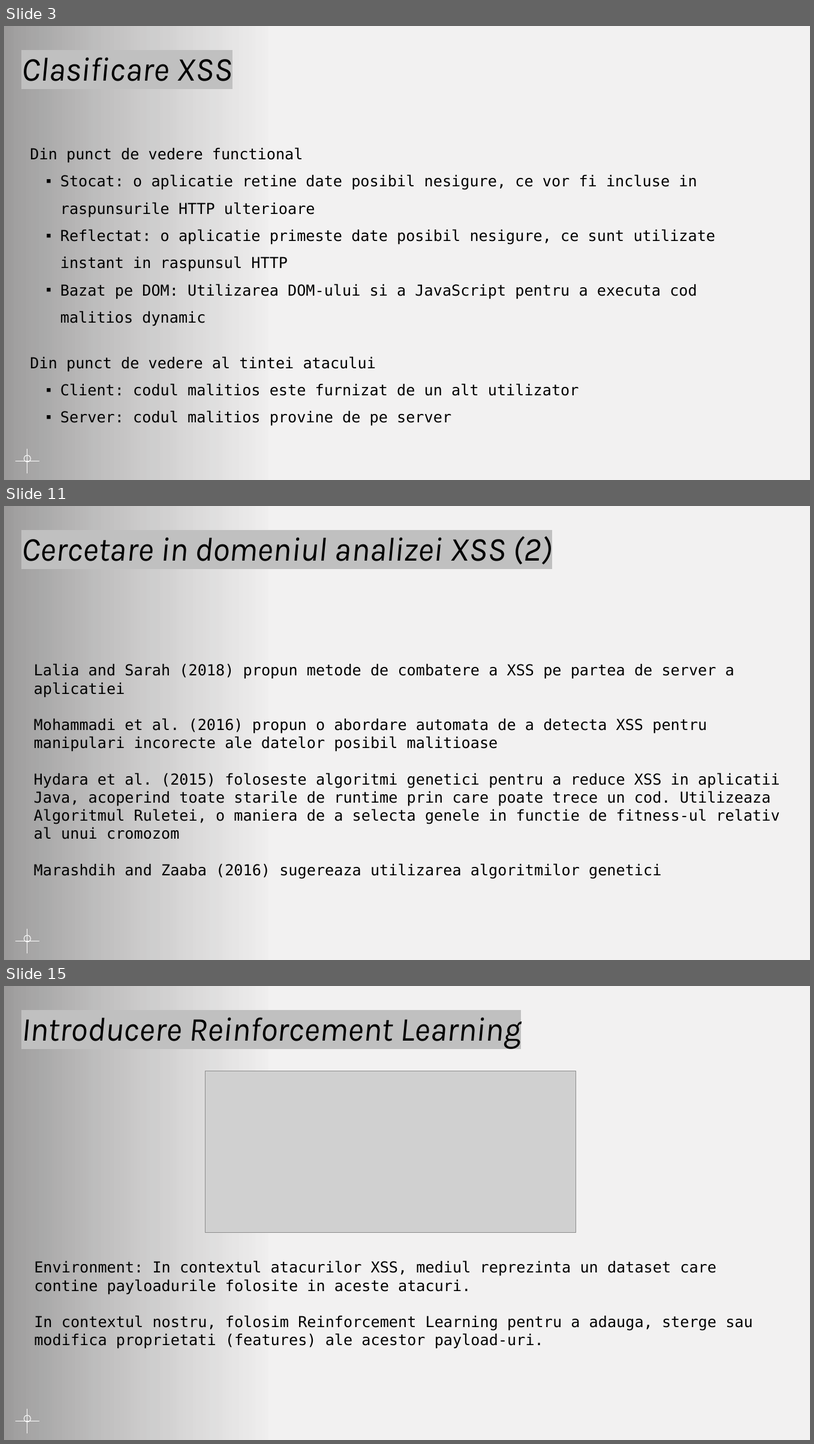
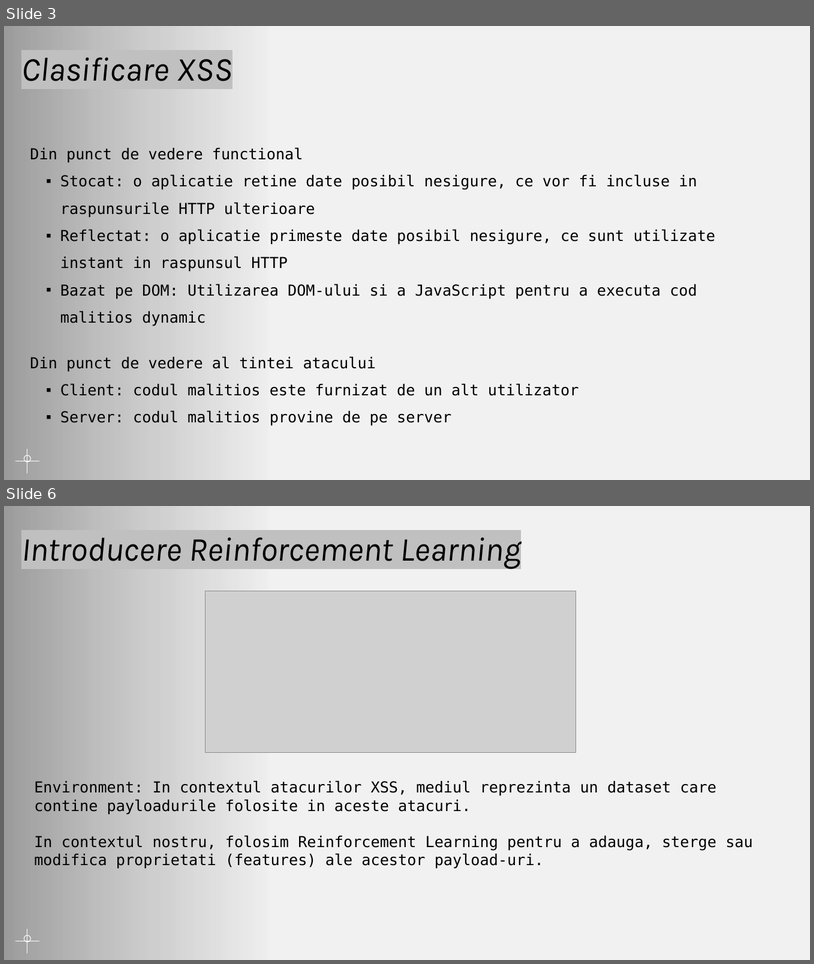
Before and after one commit to AntonioN09/ProiectTSS, a slide deck: Proiect_TSS.pptx. Shown one above the other, each under a label of ours: slides 3, 11 and 15 before the commit, slides 3 and 6 after it; the slides between them are not shown. The pictures are 814x1444 and 814x964 pixels, drawn with LibreOffice and Linux fonts; fonts in the diff are those of the drawing; grey boxes stand for pictures; background and template pictures are left out. Boxes give left, top, right and bottom in pixels: in the first picture for what was removed or moved away, otherwise in the second. Text is boxed around its words. In the diff, an @@ line names an element or a change of style, - is before the commit and + after.

```diff
--- a/Proiect_TSS.pptx
+++ b/Proiect_TSS.pptx
@@ slide 11 removed at (4, 506, 810, 960), background picture (left out) @@
@@ rectangle removed at (4, 506, 270, 960) @@
@@ title removed at (21, 536, 552, 564) @@
-Cercetare in domeniul analizei XSS (2)
@@ text removed at (34, 663, 780, 839) @@
-Lalia and Sarah (2018) propun metode de combatere a XSS pe partea de server a aplicatiei
-Mohammadi et al. (2016) propun o abordare automata de a detecta XSS pentru manipulari incorecte ale datelor posibil malitioase
-Hydara et al. (2015) foloseste algoritmi genetici pentru a reduce XSS in aplicatii Java, acoperind toate starile de runtime prin care poate trece un cod. Utilizeaza Algoritmul Ruletei, o maniera de a selecta genele in functie de fitness-ul relativ al unui cromozom
-Marashdih and Zaaba (2016) sugereaza utilizarea algoritmilor genetici
@@ ellipse removed at (24, 935, 30, 942) @@
@@ line removed from (27, 953) to (27, 929) @@
@@ line removed from (15, 941) to (39, 941) @@
@@ what was slide 15 is now slide 6 @@
```
Also in this commit, not shown: 2 slides changed, 8 other slides removed.
